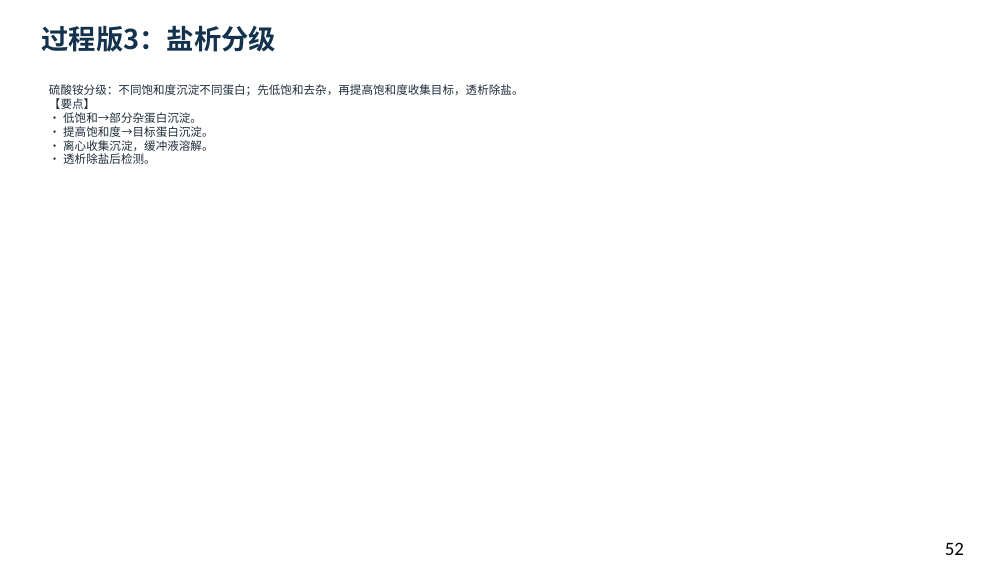
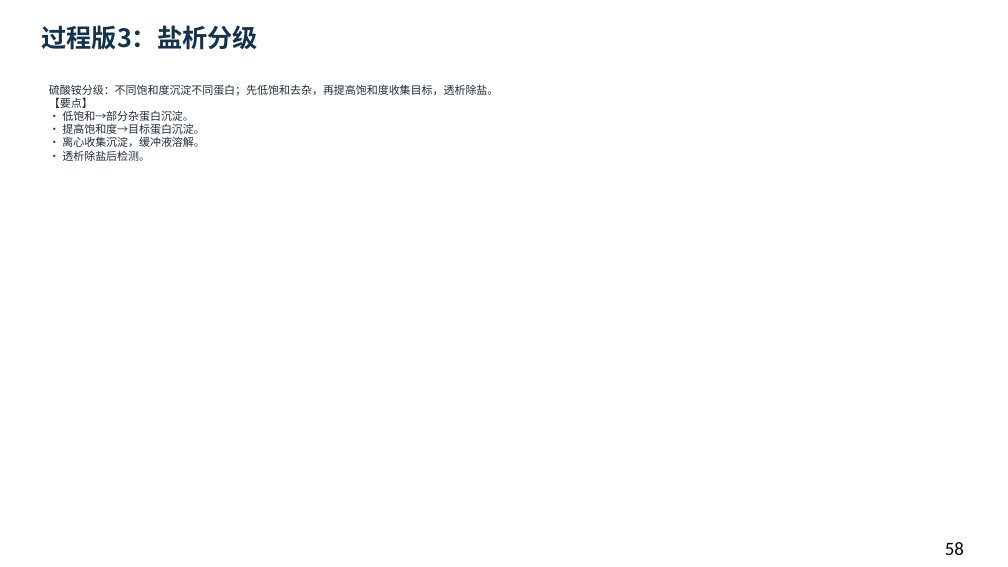
Before and after one commit to newkan-li/Biochemistry, a slide deck: slide 58 of downloads/bc05-ai-style.pptx (slide 52 before the commit). Drawn at 1008x567 pixels with LibreOffice and Linux fonts; fonts in the diff are those of the drawing. Boxes give left, top, right and bottom in pixels: in the first picture for what was removed or moved away, otherwise in the second. Text is boxed around its words. In the diff, an @@ line names an element or a change of style, - is before the commit and + after.

```diff
--- a/downloads/bc05-ai-style.pptx
+++ b/downloads/bc05-ai-style.pptx
@@ text "过程版3：盐析分级" at (41, 25, 257, 50): size 26 to 24 pt @@
@@ text "硫酸铵分级：不同饱和度沉淀不同蛋白；先低饱和去杂，再提高饱和度收集目标，透析除盐。 【要点】 • 低饱和→部分杂蛋白沉淀 ..." at (49, 84, 498, 161): size 11 to 10.5 pt @@
@@ text at (945, 542, 964, 555): text changed @@
-52
+58
```
Also in this commit, not shown: 62 other slides changed, 22 slides added, 10 other files.
